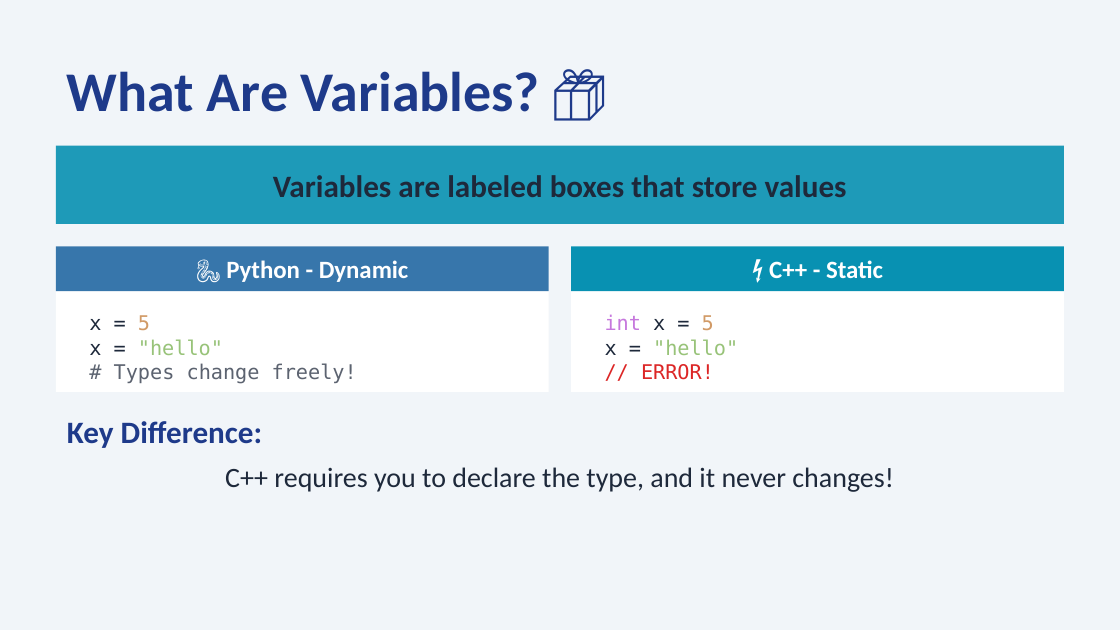
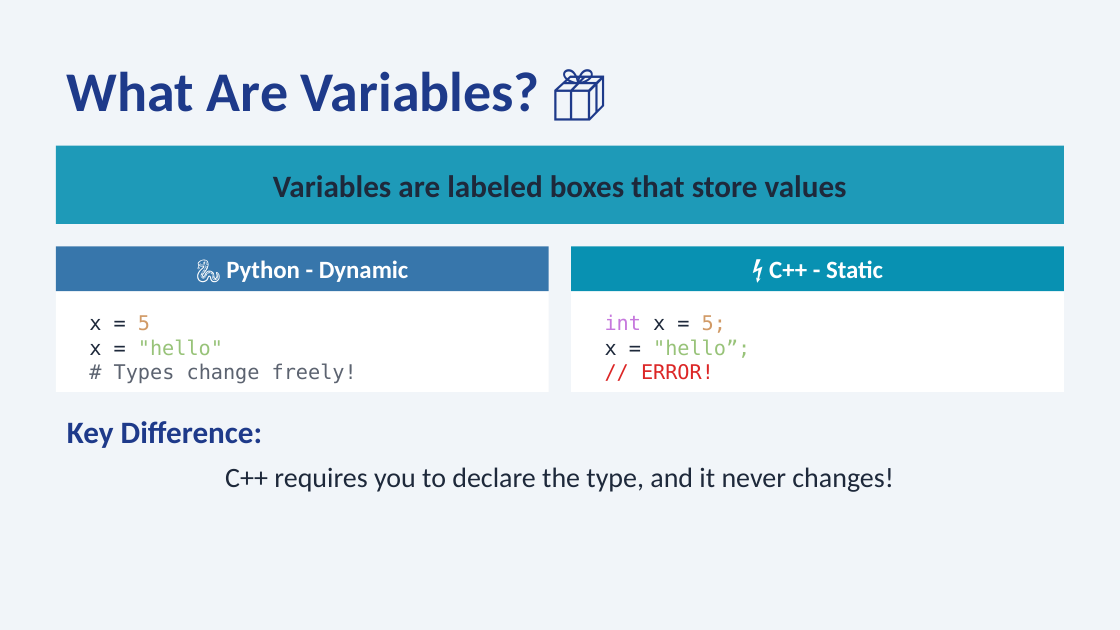
Before and after one commit to fmalazemi/cs143, a slide deck: slide 2 of slides/Lecture2_Variables.pptx. Drawn at 1120x630 pixels with LibreOffice and Linux fonts; fonts in the diff are those of the drawing. Boxes give left, top, right and bottom in pixels: in the first picture for what was removed or moved away, otherwise in the second. Text is boxed around its words. In the diff, an @@ line names an element or a change of style, - is before the commit and + after.

```diff
--- a/slides/Lecture2_Variables.pptx
+++ b/slides/Lecture2_Variables.pptx
@@ text at box(605, 314, 750, 358): text changed @@
-int x = 5
-x = "hello"
+int x = 5;
+x = "hello”;
```
Also in this commit, not shown: 7 other slides changed.
